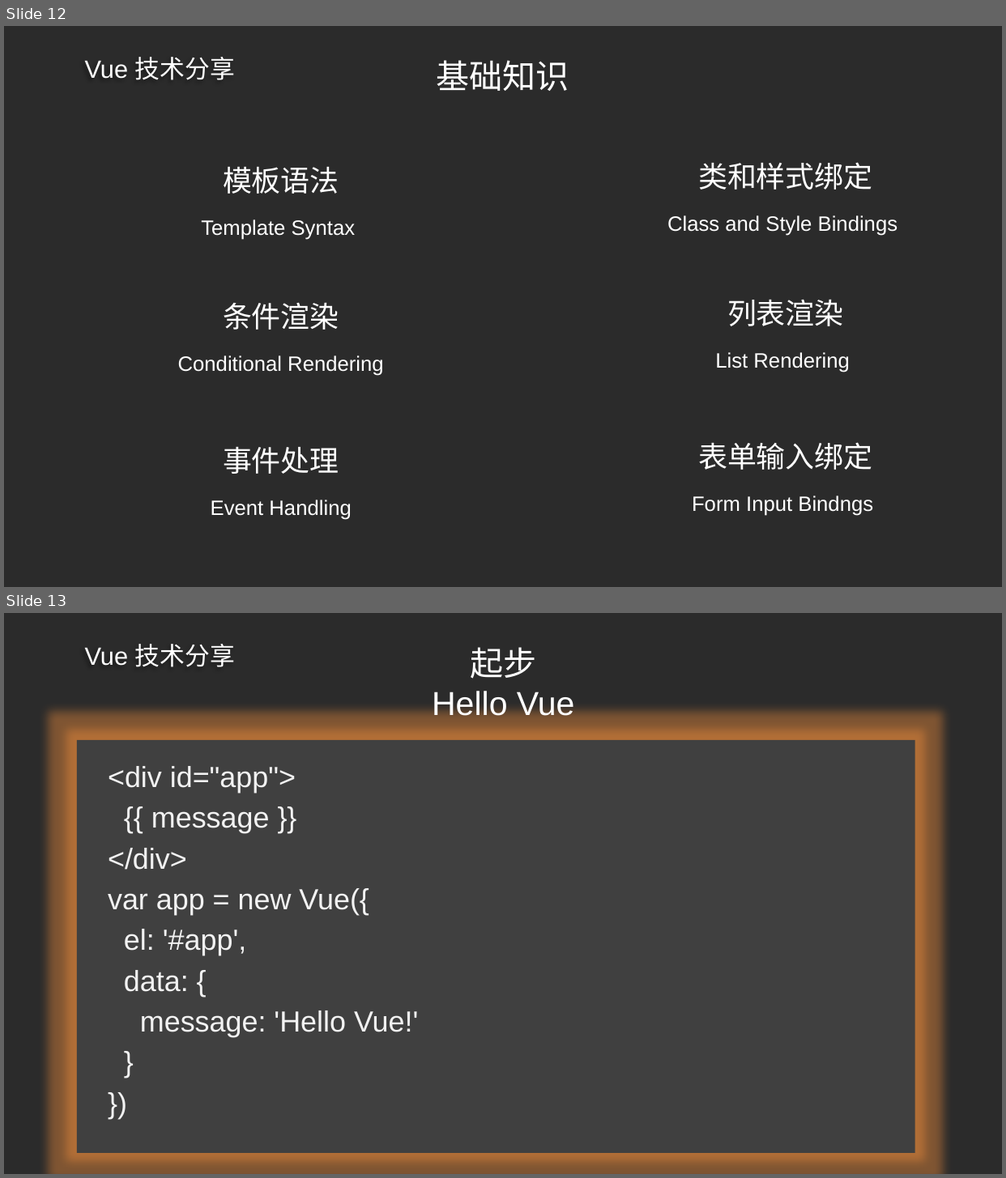
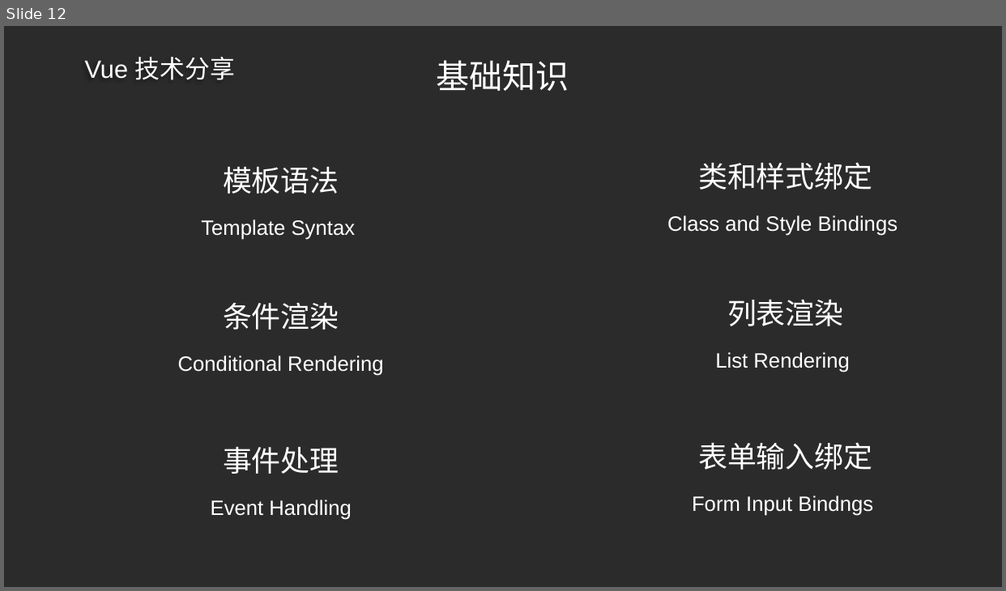
Before and after one commit to ldjdd/traing-library, a slide deck: vue/演示文稿.pptx. Shown one above the other, each under a label of ours: slides 12 and 13 before the commit, slide 12 after it. The pictures are 1006x1178 and 1006x591 pixels, drawn with LibreOffice and Linux fonts; fonts in the diff are those of the drawing; background and template pictures are left out; a plain dark background stands for a picture behind light text. Boxes give left, top, right and bottom in pixels: in the first picture for what was removed or moved away, otherwise in the second. Text is boxed around its words. In the diff, an @@ line names an element or a change of style, - is before the commit and + after.

```diff
--- a/vue/演示文稿.pptx
+++ b/vue/演示文稿.pptx
@@ slide 13 removed at (4,613,1002,1174), background picture (left out); not listed: 1 template element that a slide beside it also shows @@
@@ title removed at (432,647,575,722) @@
-起步
-Hello Vue
@@ rectangle removed at (77,740,915,1153) @@
@@ text removed at (108,766,418,1037) @@
-<div id="app">
-{{ message }}
-</div>
-var app = new Vue({
-el: '#app',
-data: {
-message: 'Hello Vue!'
-}
-})
```
Also in this commit, not shown: 5 slides changed, 4 slides added.
